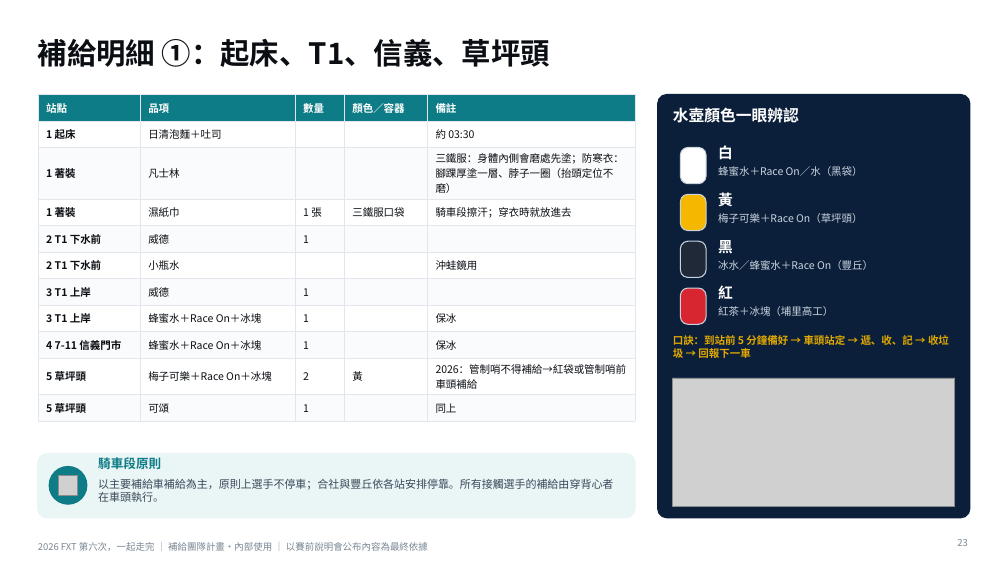
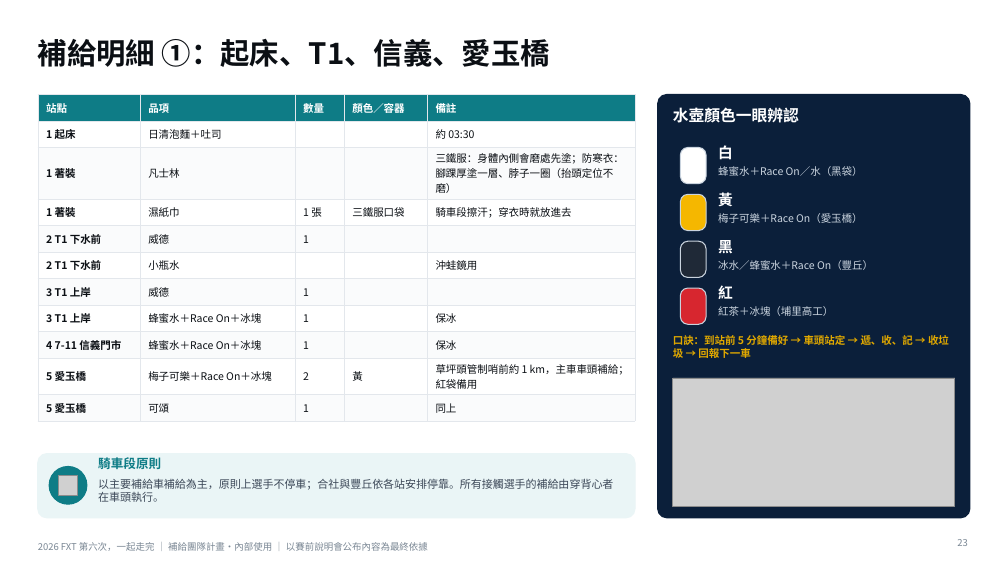
Before and after one commit to powermovebboy-sys/Race-site, a slide deck: slide 23 of deck/2026_FXT_第六次一起走完.pptx. Drawn at 1008x567 pixels with LibreOffice and Linux fonts; fonts in the diff are those of the drawing; grey boxes stand for pictures. Boxes give left, top, right and bottom in pixels: in the first picture for what was removed or moved away, otherwise in the second. Text is boxed around its words. In the diff, an @@ line names an element or a change of style, - is before the commit and + after.

```diff
--- a/deck/2026_FXT_第六次一起走完.pptx
+++ b/deck/2026_FXT_第六次一起走完.pptx
@@ title at <box>38,39,550,67</box>: text changed @@
-補給明細 ①：起床、T1、信義、草坪頭
+補給明細 ①：起床、T1、信義、愛玉橋
@@ table at <box>38,95,635,419</box> @@
-row 10, column 1: 5 草坪頭
+row 10, column 1: 5 愛玉橋
-row 10, column 5: 2026：管制哨不得補給→紅袋或管制哨前車頭補給
+row 10, column 5: 草坪頭管制哨前約 1 km，主車車頭補給；紅袋備用
-row 11, column 1: 5 草坪頭
+row 11, column 1: 5 愛玉橋
@@ text at <box>718,213,863,223</box>: text changed @@
-梅子可樂＋Race On（草坪頭）
+梅子可樂＋Race On（愛玉橋）
```
Also in this commit, not shown: 7 other slides changed, 6 other files.
